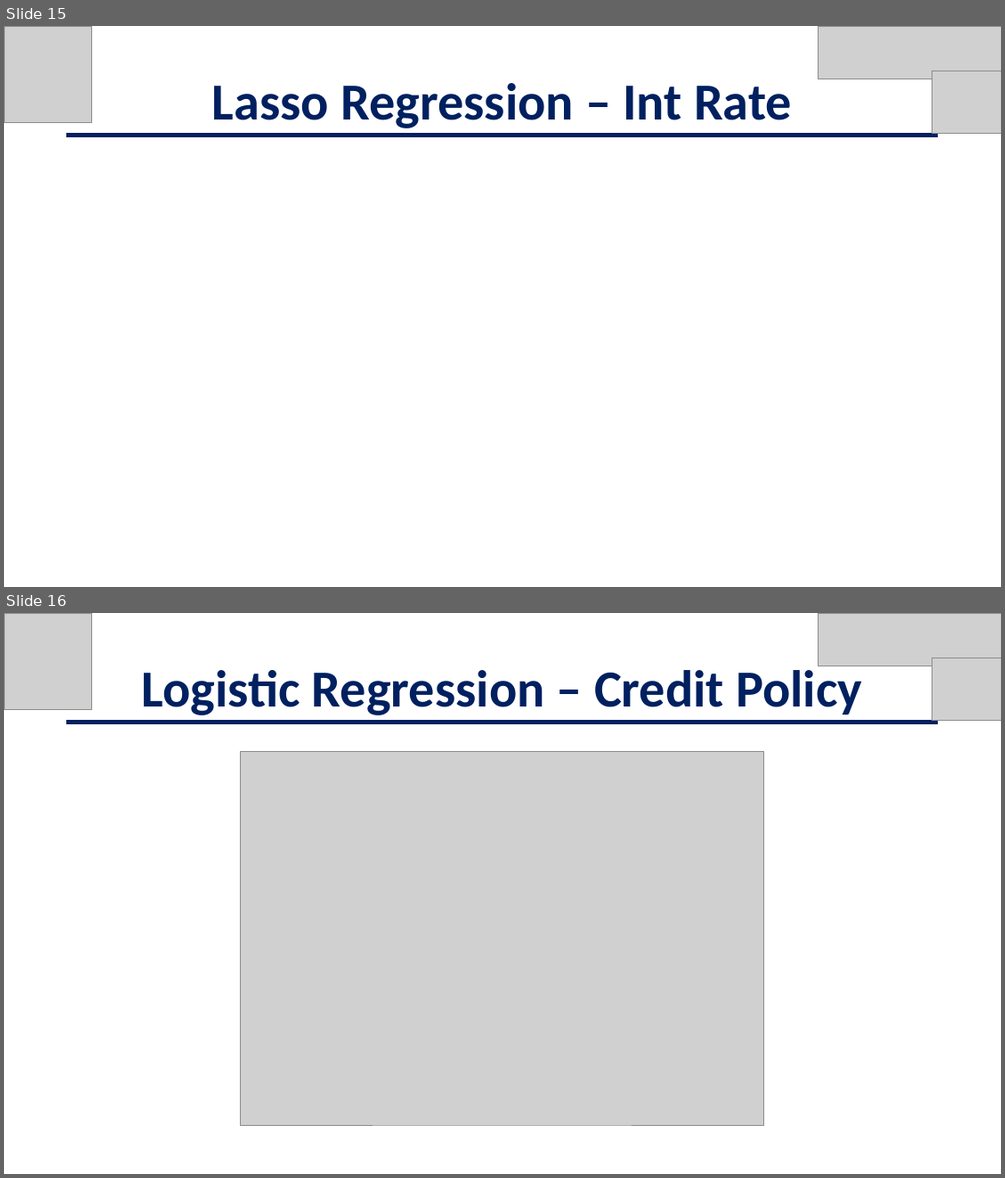
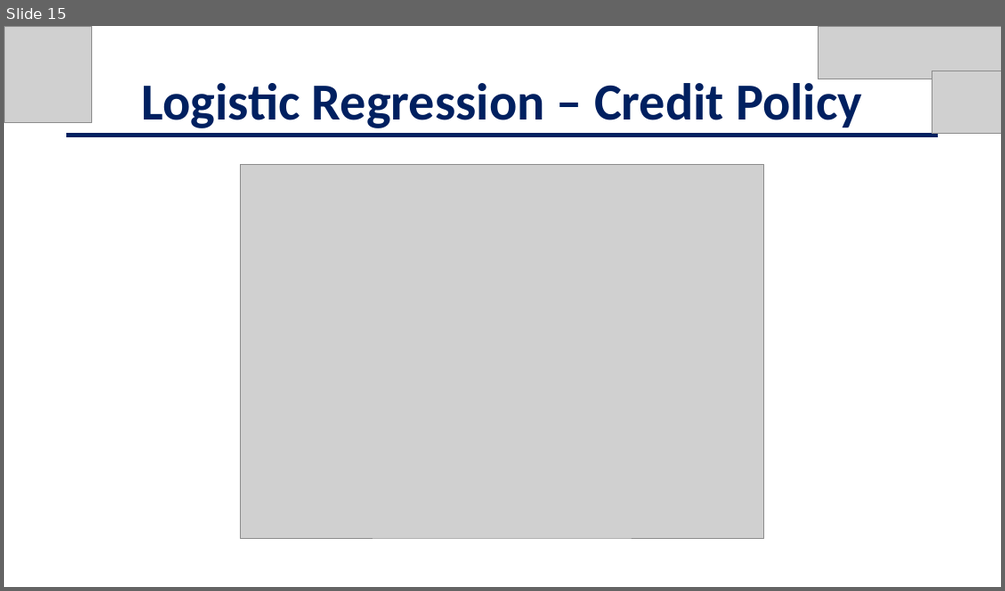
Before and after one commit to jschild01/JMB_DATS_6101, a slide deck: Project2/EDA_LendingClub_Slides - Project 2.pptx. Shown one above the other, each under a label of ours: slides 15 and 16 before the commit, slide 15 after it. The pictures are 1005x1178 and 1005x591 pixels, drawn with LibreOffice and Linux fonts; fonts in the diff are those of the drawing; grey boxes stand for pictures. Boxes give left, top, right and bottom in pixels: in the first picture for what was removed or moved away, otherwise in the second. Text is boxed around its words. In the diff, an @@ line names an element or a change of style, - is before the commit and + after.

```diff
--- a/Project2/EDA_LendingClub_Slides - Project 2.pptx
+++ b/Project2/EDA_LendingClub_Slides - Project 2.pptx
@@ slide 15 removed at [4,26,1001,587], background #FFFFFF @@
@@ picture removed at [4,26,91,122] @@
@@ picture removed at [817,26,1001,79] @@
@@ picture removed at [932,70,1001,133] @@
@@ text removed at [212,83,792,128] @@
-Lasso Regression – Int Rate
@@ line removed from (66, 135) to (938, 135) @@
@@ what was slide 16 is now slide 15 @@
```
